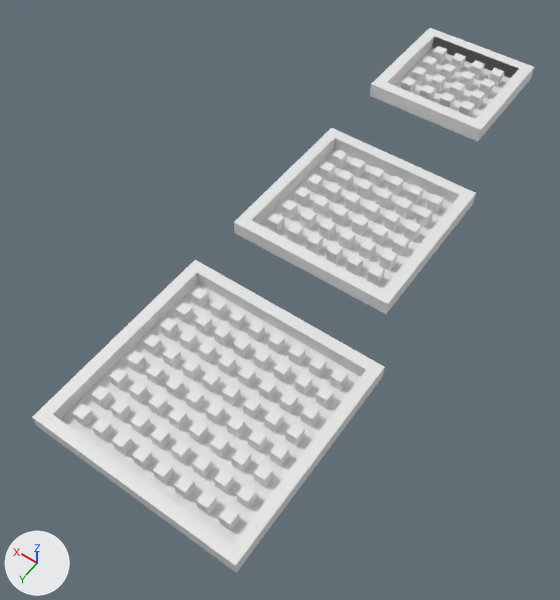
What one commit did to the Blender file SuperBasicLvl.blend.
One viewpoint serves both versions: a 50 mm lens placed at (-21.0, 21.0, 49.4), pointed at (1.1, -9.8, 1.0). Every picture has the same lights, and +X, +Y and +Z are marked at lower left.
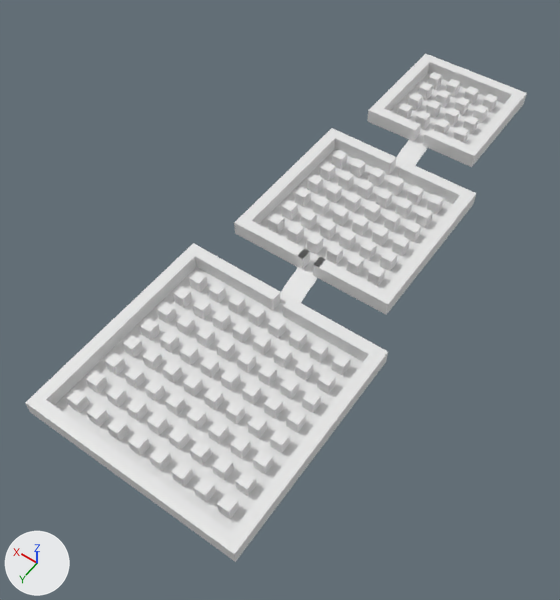
What differs and where, as boxes [x1, y1, x2, y2] in the pictures (560 x 600 px):
```json
{"object": "Plane.001", "change": "reshaped, moved", "before": [32, 28, 534, 573], "after": [25, 54, 527, 562], "on screen": "7% shorter"}
{"object": "Plane.003", "change": "added", "after": [280, 267, 317, 304]}
{"object": "Plane.002", "change": "added", "after": [395, 140, 427, 171]}
{"part": 1, "of": "me_plane_000", "change": "added", "after": [25, 243, 388, 562]}
{"part": 2, "of": "me_plane_000", "change": "added", "after": [367, 54, 527, 167]}
{"part": 3, "of": "me_plane_000", "change": "deleted", "before": [370, 28, 534, 142]}
{"part": 4, "of": "me_plane_000", "change": "cut back", "before": [32, 128, 476, 573], "after": [250, 133, 465, 290]}
```

Scene script edits in JSON lines:
```json
{"block": "me_plane_000", "where": "# used by ob_plane_001; location = (0.0, 0.0, 0.0); scale = (8.0, 8.0, 8.0)"}
{"op": "remove", "block": "me_plane_000", "code": "me_plane_000.from_pydata(...)  # 1240 vertices, 1162 faces, 1 loose edge; spans x -1.12..0.0, y -4.96..1.12, z 0.0..1.0"}
{"op": "add", "block": "me_plane_000", "code": "me_plane_000.from_pydata(...)  # 969 vertices, 895 faces, 4 loose edges; spans x -1.12..0.0, y -4.96..1.12, z 0.25..0.65"}
{"block": "me_plane_000", "change": "me_plane_000 part 1: a new loose piece of 458 vertices spanning x -1.12..0.0, y -1.12..1.12, z 0.25..0.42"}
{"block": "me_plane_000", "change": "me_plane_000 part 2: a new loose piece of 178 vertices spanning x -0.65..0.0, y -4.96..-3.65, z 0.5..0.65"}
{"block": "me_plane_000", "change": "me_plane_000 part 3: the loose piece of 214 vertices spanning x -0.65..0.0, y -4.96..-3.65, z 0.84..1.0 is deleted"}
{"block": "me_plane_000", "change": "me_plane_000 part 4: 12 vertices moved within x -0.65..-0.18, y -3.15..-1.62, z 0.38..0.54; 698 vertices removed from x -1.12..0.0, y -3.77..1.12, z 0.0..0.79; 5 vertices added at x -0.53..-0.06, y -3.77..-1.5, z 0.38..0.54"}
{"op": "add", "block": "me_plane_001", "code": ["me_plane_001 = bpy.data.meshes.new('Plane.001')", "me_plane_001.from_pydata(...)  # 153 vertices, 128 faces; spans x -0.326..-0.087, y -3.626..-3.244, z 0.326..0.443"]}
{"op": "add", "block": "me_plane_003", "code": ["me_plane_003 = bpy.data.meshes.new('Plane.003')", "me_plane_003.from_pydata(...)  # 153 vertices, 128 faces; spans x -0.326..-0.087, y -3.573..-3.201, z 0.199..0.326"]}
{"op": "set", "path": "ob_plane_001.location", "old": "(0.0, 0.0, 0.0)", "new": "(-0.03, -0.01, -0.04)"}
{"op": "add", "block": "ob_plane_002", "code": ["ob_plane_002 = bpy.data.objects.new('Plane.002', me_plane_001)", "ob_plane_002.location = (1.6, -0.22, 0.4)", "ob_plane_002.scale = (8.0, 8.0, 8.0)", "_m = ob_plane_002.modifiers.new('Solidify', 'SOLIDIFY')", "_m.nonmanifold_thickness_mode = 'FIXED'", "_m.nonmanifold_merge_threshold = 0.0003"]}
{"op": "add", "block": "ob_plane_003", "code": ["ob_plane_003 = bpy.data.objects.new('Plane.003', me_plane_003)", "ob_plane_003.location = (1.6, 16.6, 0.4)", "ob_plane_003.scale = (8.0, 8.0, 8.0)", "_m = ob_plane_003.modifiers.new('Solidify', 'SOLIDIFY')", "_m.nonmanifold_thickness_mode = 'FIXED'", "_m.nonmanifold_merge_threshold = 0.0003"]}
```
